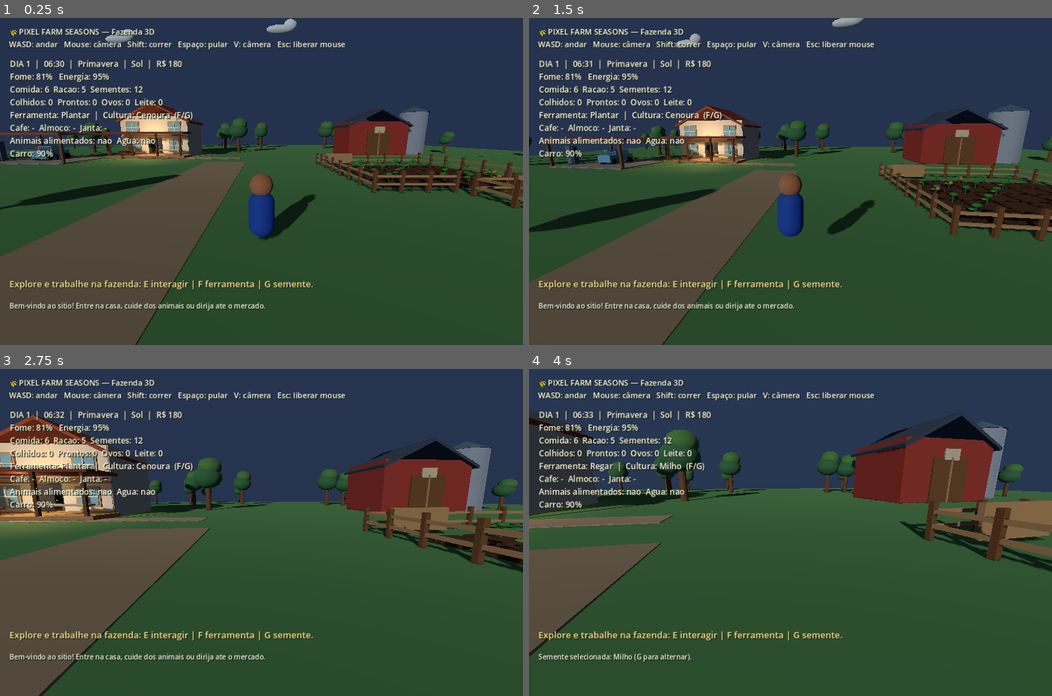
Above: before the commit, frames 1-4 (two rows, left to right).
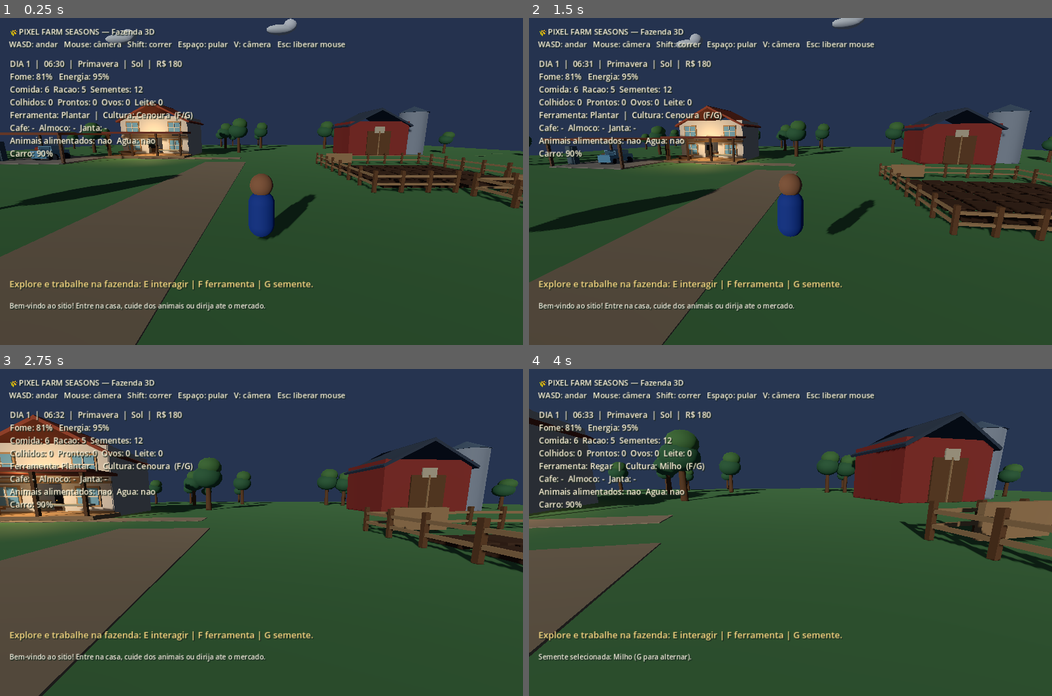
Above: after the commit, the same moments.

Repository: juniordev830/pixel-farm-seasons
Game: Godot game, scene res://scenes/farm_world.tscn
The game is run twice, just before and just after one commit, with the same random seed, the same clock (stepped at 60 frames per second) and the same inputs.
Inputs (mouse positions are in pixels of both pictures, inside the frame that each line leads up to):
- Up to frame 1 (0.25 s): no input
- Up to frame 2 (1.5 s): tap Enter at 0.5 s; move the mouse to (816, 181) at 0.52 s; hold Ctrl (crouch) 0.53-1.28 s; hold W (move_forward) from 0.53 s (still down); tap Space (jump) at 0.77 s; move the mouse to (764, 181) at 1.27 s; tap Shift (sprint) at 1.35 s
- Up to frame 3 (2.75 s): keep holding W (move_forward); tap Space (jump) at 1.52 s; move the mouse to (271, 525) at 2.02 s; hold V (toggle_camera) from 2.03 s (still down)
- Up to frame 4 (4 s): keep holding W (move_forward); move the mouse to (785, 539) at 2.77 s; release V (toggle_camera) at 2.78 s; tap F at 2.85 s; tap Space (jump) at 3.02, 3.77 s; move the mouse to (827, 535) at 3.52 s; tap G at 3.6 s

The runs differ from the first frame. In frame 1, 0.2% of the frame differs, in the area x 66-100%, y 43-51%; in frame 2, 0.3%, in the area x 74-100%, y 48-61%; in frame 3, 0.1%; in frame 4, nothing differs.

Commit message:
feat(farm): mount live agriculture system into scene and replace static crops

Diff:
--- a/godot/scripts/farm_world.gd
+++ b/godot/scripts/farm_world.gd
@@ -199,8 +199,7 @@
             var x := 7.5 + float(col) * 1.58
             var z := 1.45 + float(row) * 1.85
             _box("Canteiro de terra", Vector3(x, 0.085, z), Vector3(1.3, 0.18, 1.52), SOIL)
-            if (row + col) % 5 != 0:
-                _crop_plant(Vector3(x, 0.19, z), (row + col) % 3)
+            # Culturas sao criadas e atualizadas pelo FarmingSystem.
 
     _fence_x(5.8, 16.4, -1.6)
     _fence_z(5.8, -1.6, 10.6)
